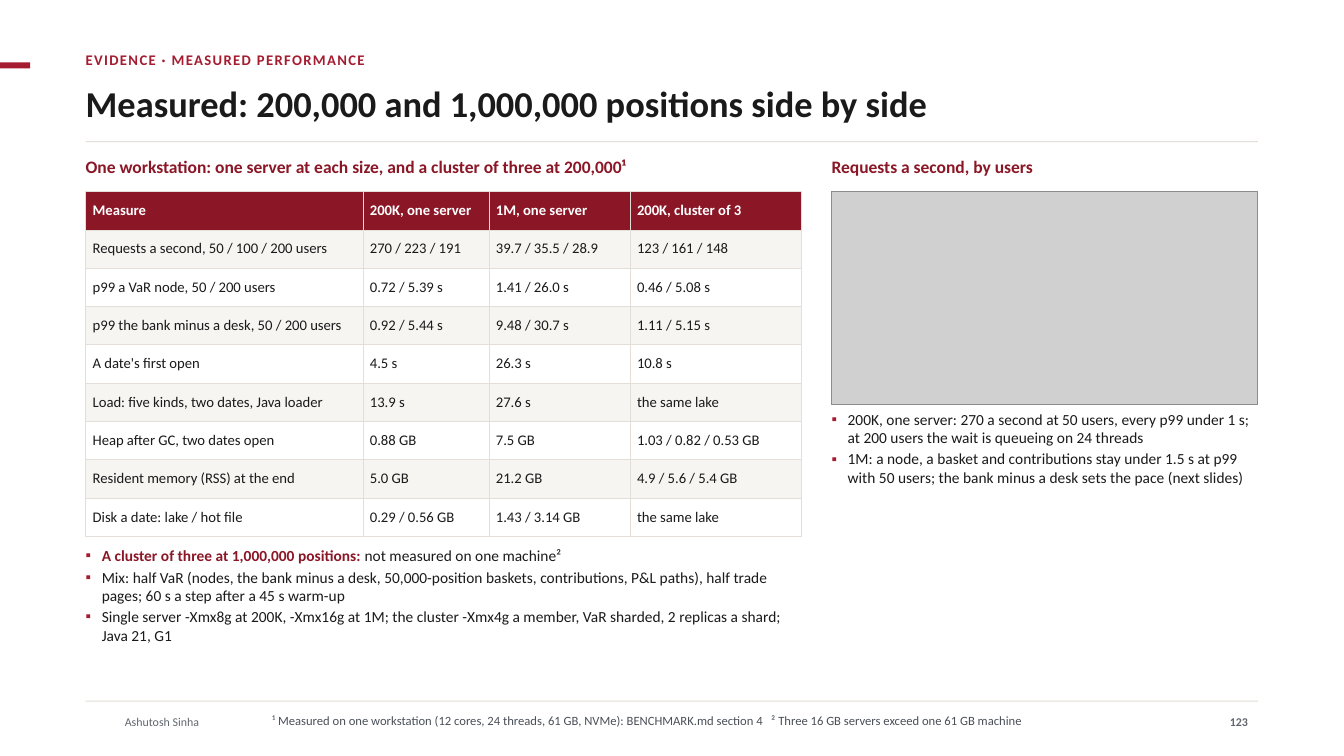
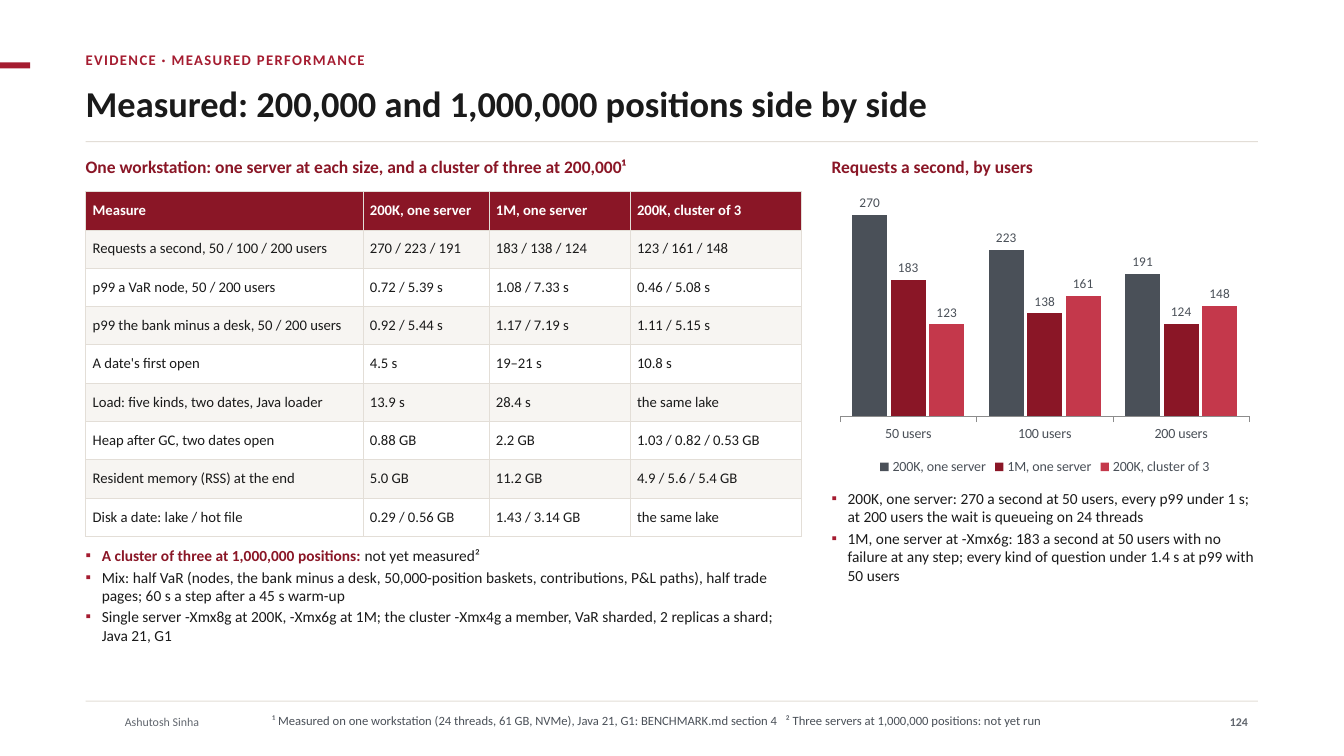
Before and after one commit to ajsinha/drishti, a slide deck: slide 124 of docs/publications/Drishti-Design-and-Evidence.pptx (slide 123 before the commit). Drawn at 1344x756 pixels with LibreOffice and Linux fonts; fonts in the diff are those of the drawing; grey boxes stand for pictures; background and template pictures are left out. Boxes give left, top, right and bottom in pixels: in the first picture for what was removed or moved away, otherwise in the second. Text is boxed around its words. In the diff, an @@ line names an element or a change of style, - is before the commit and + after.

Commit message:
Decks: the 1,000,000-position run after the memory work in every deck (one server at -Xmx6g, two dates in 2.2 GB of heap against 7.5 GB, 0.6-0.9 GB a date, RSS 6.9 GB against 17.2 GB, 183/138/124 req/s with no failure against 40/36/29, the bank minus a desk 0.20 s against 5.7 s, VaR identical to the dollar) as native charts and a before-and-after slide; Why VaR moved: one change at a time (the waterfall S0 to S7, illustrative figures, three views, the working, VAR EXPLAIN) in the VaR Engine deck and the Design-and-Evidence market-risk case; the memory model (ten dates, least recently used out, pinned month, quarter and year ends on New York and Toronto, refusals remembered) and the phone tiers in the VaR Engine deck; the memory model slide as built in Design-and-Evidence

```diff
--- a/docs/publications/Drishti-Design-and-Evidence.pptx
+++ b/docs/publications/Drishti-Design-and-Evidence.pptx
@@ table at (86,192,802,536) @@
-row 2, column 3: 39.7 / 35.5 / 28.9
+row 2, column 3: 183 / 138 / 124
-row 3, column 3: 1.41 / 26.0 s
+row 3, column 3: 1.08 / 7.33 s
-row 4, column 3: 9.48 / 30.7 s
+row 4, column 3: 1.17 / 7.19 s
-row 5, column 3: 26.3 s
+row 5, column 3: 19–21 s
-row 6, column 3: 27.6 s
+row 6, column 3: 28.4 s
-row 7, column 3: 7.5 GB
+row 7, column 3: 2.2 GB
-row 8, column 3: 21.2 GB
+row 8, column 3: 11.2 GB
@@ picture removed at (832,192,1258,405) @@
@@ column chart added at (832,187,1258,479) @@
+categories: 50 users, 100 users, 200 users
+200K, one server: 270, 223, 191
+1M, one server: 183, 138, 124
+200K, cluster of 3: 123, 161, 148
@@ text "200K, one server: 270 a ...": place and size @@
-text "200K, one server: 270 a ..." at (848,414,1249,486)
+text "200K, one server: 270 a ..." at (848,493,1254,581)
@@ text at (848,533,1254,581): text changed @@
-▪ 1M: a node, a basket and contributions stay under 1.5 s at p99 with 50 users; the bank minus a desk sets the pace (next slides)
+▪ 1M, one server at -Xmx6g: 183 a second at 50 users with no failure at any step; every kind of question under 1.4 s at p99 with 50 users
@@ text at (102,549,481,564): text changed @@
-▪ A cluster of three at 1,000,000 positions: not measured on one machine²
+▪ A cluster of three at 1,000,000 positions: not yet measured²
@@ text at (102,611,773,643): text changed @@
-▪ Single server -Xmx8g at 200K, -Xmx16g at 1M; the cluster -Xmx4g a member, VaR sharded, 2 replicas a shard; Java 21, G1
+▪ Single server -Xmx8g at 200K, -Xmx6g at 1M; the cluster -Xmx4g a member, VaR sharded, 2 replicas a shard; Java 21, G1
@@ text at (272,715,1041,727): text changed @@
-¹ Measured on one workstation (12 cores, 24 threads, 61 GB, NVMe): BENCHMARK.md section 4 ² Three 16 GB servers exceed one 61 GB machine
+¹ Measured on one workstation (24 threads, 61 GB, NVMe), Java 21, G1: BENCHMARK.md section 4 ² Three servers at 1,000,000 positions: not yet run
@@ page number at (1230,718,1248,726): text changed @@
-123
+124
```
Also in this commit, not shown: 7 other slides changed, 2 slides added, 5 other files.
